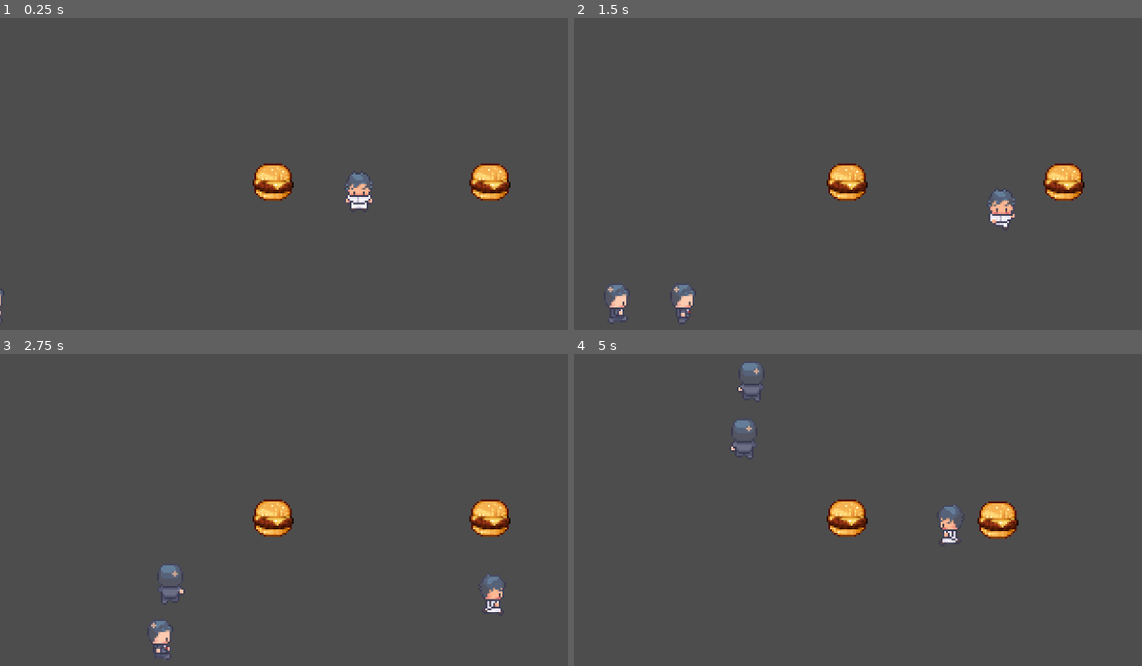
Above: before the commit, frames 1-4 (two rows, left to right).
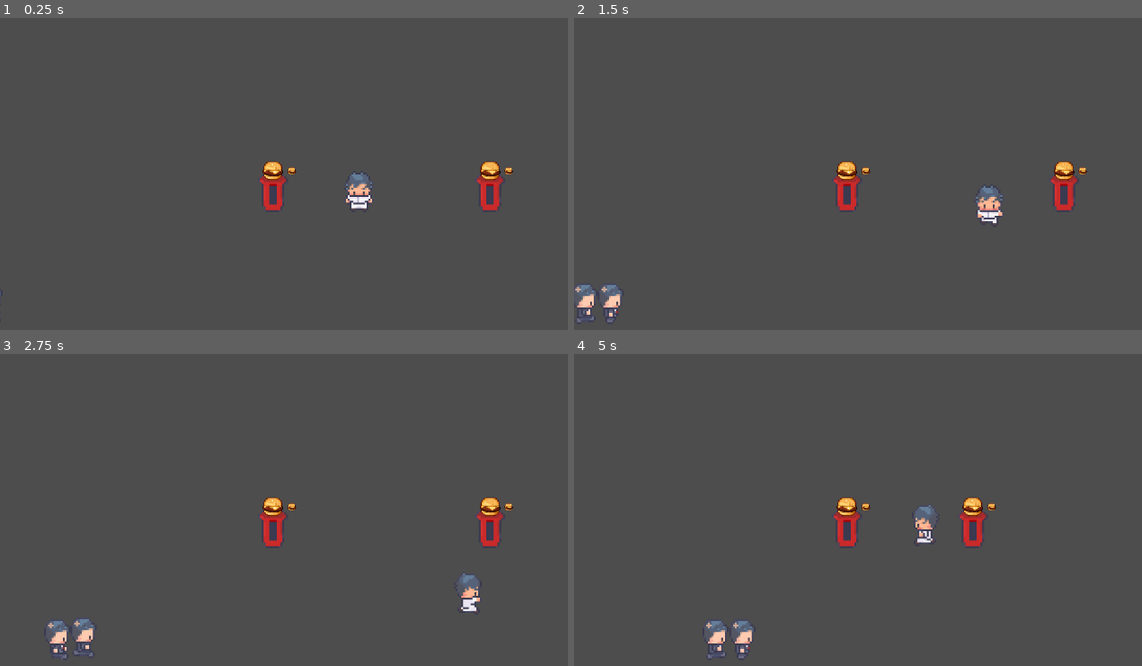
Above: after the commit, the same moments.

Repository: BPaycana/Tower-Defence-Project
Game: Godot game, scene res://scenes/game.tscn
Same seed, same stepped clock (60 frames per second), same inputs: the game is played once before the commit and once after it.
Inputs:
- Up to frame 1 (0.25 s): no input
- Up to frame 2 (1.5 s): hold D (right) 0.53-1.28 s; tap Space (pick_up) at 0.6, 1.35 s; hold S (down) from 1.28 s (still down)
- Up to frame 3 (2.75 s): release S (down) at 2.03 s; hold D (right) from 2.03 s (still down); tap Space (pick_up) at 2.1 s
- Up to frame 4 (5 s): release D (right) at 2.78 s; hold W (up) 2.78-3.53 s; tap Space (pick_up) at 2.85, 3.6, 4.35 s; hold A (left) from 3.53 s (still down)

The runs differ from the first frame. In frame 1, 1.6% of the frame differs, in the area x 0-91%, y 46-98%; in frame 2, 2.9%; in frame 3, 3.2%; in frame 4, 3.4%, in the area x 23-79%, y 2-98%.

Commit message:
Added tower sprites and basic functionality
+ Tower Sprites
+ Tower Fire

Diff:
--- a/lunch-time-rush/project.godot
+++ b/lunch-time-rush/project.godot
@@ -7,6 +7,10 @@
 ;   param=value ; assign values to parameters
 
 config_version=5
+
+[Lunch Time Rush]
+
+config/ninetailsrabbit.character_generator_importer_tool/update_notification_enabled=true
 
 [application]
 
@@ -27,6 +31,8 @@
 
 Player=""
 Towers=""
+Customer=""
+Food=""
 
 [input]
 
--- a/lunch-time-rush/scenes/entities/customer.tscn
+++ b/lunch-time-rush/scenes/entities/customer.tscn
@@ -1,7 +1,6 @@
-[gd_scene load_steps=42 format=3 uid="uid://cm3kemcvw5vxg"]
+[gd_scene load_steps=41 format=3 uid="uid://cm3kemcvw5vxg"]
 
 [ext_resource type="Script" path="res://scripts/customer.gd" id="1_th3ih"]
-[ext_resource type="Script" path="res://scripts/customer_skin.gd" id="2_h7311"]
 [ext_resource type="Texture2D" uid="uid://dicq6jaojo20r" path="res://assets/Modern tiles/Characters/Customer1.png" id="2_upxvr"]
 
 [sub_resource type="AtlasTexture" id="AtlasTexture_3feoh"]
@@ -303,17 +302,17 @@
 radius = 8.0
 height = 24.0
 
-[node name="Customer" type="PathFollow2D"]
+[node name="Customer" type="PathFollow2D" groups=["Customer"]]
 rotates = false
 script = ExtResource("1_th3ih")
+speed = 20
 
 [node name="Sprites" type="AnimatedSprite2D" parent="."]
 sprite_frames = SubResource("SpriteFrames_4xswj")
 animation = &"walk_right"
 frame_progress = 0.00599629
 
-[node name="CharacterBody2D" type="CharacterBody2D" parent="."]
-script = ExtResource("2_h7311")
+[node name="CharacterBody2D" type="CharacterBody2D" parent="." groups=["Customer"]]
 
 [node name="CollisionShape2D" type="CollisionShape2D" parent="CharacterBody2D"]
 position = Vector2(0, 5)
--- /dev/null
+++ b/lunch-time-rush/scenes/food.gd
@@ -0,0 +1,26 @@
+extends Area2D
+class_name Food
+
+var my_scene: PackedScene = load("res://scenes/food.tscn")
+
+@export var speed: float
+@export var range: float
+
+var travelledDistance = 0
+var food_damage: int
+
+func _physics_process(delta: float) -> void:
+	var direction = Vector2.RIGHT.rotated(rotation)
+	position += direction * speed * delta
+
+	travelledDistance += speed * delta
+	if travelledDistance > range:
+		queue_free()
+
+func _on_body_entered(body: Node2D) -> void:
+	if body.is_in_group("Customer"):
+		body.get_parent().on_hit(food_damage)
+		queue_free()
+
+func set_food(damage: int):
+	food_damage = damage
--- /dev/null
+++ b/lunch-time-rush/scenes/food.tscn
@@ -0,0 +1,22 @@
+[gd_scene load_steps=4 format=3 uid="uid://d2wxqh0bq3d4"]
+
+[ext_resource type="Texture2D" uid="uid://bgomwqdf3tpan" path="res://assets/Ghostpixxells PixelFood/15_burger.png" id="1_17yat"]
+[ext_resource type="Script" path="res://scenes/food.gd" id="1_qgr3f"]
+
+[sub_resource type="CircleShape2D" id="CircleShape2D_jg5c3"]
+
+[node name="Food" type="Area2D" groups=["Food"]]
+top_level = true
+script = ExtResource("1_qgr3f")
+speed = 1.0
+range = 100.0
+
+[node name="Sprite2D" type="Sprite2D" parent="."]
+scale = Vector2(0.2, 0.2)
+texture = ExtResource("1_17yat")
+
+[node name="CollisionShape2D" type="CollisionShape2D" parent="."]
+scale = Vector2(0.24, 0.24)
+shape = SubResource("CircleShape2D_jg5c3")
+
+[connection signal="body_entered" from="." to="." method="_on_body_entered"]
--- a/lunch-time-rush/scenes/game.tscn
+++ b/lunch-time-rush/scenes/game.tscn
@@ -11,6 +11,7 @@
 point_count = 8
 
 [node name="game" type="Node2D"]
+y_sort_enabled = true
 script = ExtResource("1_qe86l")
 
 [node name="Camera2D" type="Camera2D" parent="."]
--- a/lunch-time-rush/scenes/towers/burger_tower.tscn
+++ b/lunch-time-rush/scenes/towers/burger_tower.tscn
@@ -1,18 +1,54 @@
-[gd_scene load_steps=3 format=3 uid="uid://yshcy3l3rqo5"]
+[gd_scene load_steps=6 format=3 uid="uid://yshcy3l3rqo5"]
 
 [ext_resource type="Texture2D" uid="uid://bgomwqdf3tpan" path="res://assets/Ghostpixxells PixelFood/15_burger.png" id="1_kelt2"]
+[ext_resource type="Script" path="res://scripts/tower.gd" id="1_pepxi"]
+[ext_resource type="Texture2D" uid="uid://cnlm8olvtocia" path="res://assets/Towers/Tower.png" id="3_e7vip"]
 
-[sub_resource type="CircleShape2D" id="CircleShape2D_ni6w7"]
+[sub_resource type="CapsuleShape2D" id="CapsuleShape2D_1661t"]
+radius = 8.0
+height = 24.0
+
+[sub_resource type="CircleShape2D" id="CircleShape2D_xhvkj"]
+radius = 72.0
 
 [node name="BurgerTower" type="Area2D" groups=["Towers"]]
 y_sort_enabled = true
+script = ExtResource("1_pepxi")
 
-[node name="Sprite2D" type="Sprite2D" parent="."]
+[node name="Food" type="Sprite2D" parent="."]
+scale = Vector2(0.5, 0.5)
+texture = ExtResource("1_kelt2")
+offset = Vector2(0, -12)
+
+[node name="Tower" type="Sprite2D" parent="Food"]
+show_behind_parent = true
 y_sort_enabled = true
+position = Vector2(0, 10)
+scale = Vector2(2, 2)
+texture = ExtResource("3_e7vip")
+offset = Vector2(0, -5)
+
+[node name="CollisionShape2D" type="CollisionShape2D" parent="."]
+position = Vector2(0, 3)
+shape = SubResource("CapsuleShape2D_1661t")
+
+[node name="Range" type="Area2D" parent="."]
+y_sort_enabled = true
+position = Vector2(1, 0)
+
+[node name="CollisionShape2D" type="CollisionShape2D" parent="Range"]
+position = Vector2(0, -6)
+shape = SubResource("CircleShape2D_xhvkj")
+
+[node name="Pivot" type="Node2D" parent="."]
+position = Vector2(0, -6)
+
+[node name="Marker2D" type="Marker2D" parent="Pivot"]
+position = Vector2(10, 0)
+
+[node name="Sprite2D" type="Sprite2D" parent="Pivot/Marker2D"]
+scale = Vector2(0.2, 0.2)
 texture = ExtResource("1_kelt2")
 
-[node name="CollisionShape2D" type="CollisionShape2D" parent="."]
-shape = SubResource("CircleShape2D_ni6w7")
-
-[node name="TowerRange" type="Area2D" parent="."]
-y_sort_enabled = true
+[connection signal="body_entered" from="Range" to="." method="_on_range_body_entered"]
+[connection signal="body_exited" from="Range" to="." method="_on_range_body_exited"]
--- a/lunch-time-rush/scripts/customer.gd
+++ b/lunch-time-rush/scripts/customer.gd
@@ -2,11 +2,11 @@
 
 @onready var sprites: AnimatedSprite2D = $Sprites
 
-var speed = 50
+@export var speed = 50
+@export var hp = 3
 
 func _physics_process(delta: float) -> void:
 	move(delta)
-
 
 # Animation
 	var old_pos = position
@@ -25,3 +25,12 @@
 
 func move(delta):
 	set_progress(get_progress() + speed * delta)
+
+func on_hit(damage):
+	hp -= damage
+	print_debug(hp)
+	if hp <= 0:
+		destroy()
+
+func destroy():
+	queue_free()
--- a/lunch-time-rush/scripts/player.gd
+++ b/lunch-time-rush/scripts/player.gd
@@ -16,20 +16,26 @@
 
 #	Pick up tower
 	if  !pick_up && pick_up_range.has_overlapping_areas() && tower != null && Input.is_action_just_pressed("pick_up"):
-
-		tower.call_deferred("reparent", self.pick_up_point)
-		tower.position = pick_up_point.global_position
-
-		await get_tree().create_timer(0.1).timeout
-		pick_up = true
+		_pick_up(tower)
 
 #	Drop down tower
 	if pick_up && Input.is_action_just_pressed("pick_up"):
-		tower.call_deferred("reparent", self.get_parent())
+		_put_down(tower)
 
-		await get_tree().create_timer(0.1).timeout
-		pick_up = false
+func _pick_up(tower):
 
+	tower.call_deferred("reparent", self.pick_up_point)
+	tower.position = pick_up_point.global_position
+
+	await get_tree().create_timer(0.1).timeout
+	pick_up = true
+
+func _put_down(tower):
+
+	tower.call_deferred("reparent", self.get_parent())
+
+	await get_tree().create_timer(0.1).timeout
+	pick_up = false
 
 
 func _on_pick_up_range_area_entered(area: Area2D) -> void:
--- a/lunch-time-rush/scripts/player_states/player_pick_up.gd
+++ b/lunch-time-rush/scripts/player_states/player_pick_up.gd
@@ -7,8 +7,8 @@
 var player: Player
 var direction : Vector2
 
-var pick_up_left = Vector2(-6, 1)
-var pick_up_right = Vector2(6, 1)
+var pick_up_left = Vector2(-6, 0)
+var pick_up_right = Vector2(6, 0)
 var pick_up_up = Vector2(0, 0)
 var pick_up_down = Vector2(0, 1)
 
--- a/lunch-time-rush/scripts/tower.gd
+++ b/lunch-time-rush/scripts/tower.gd
@@ -1,21 +1,48 @@
-extends CharacterBody2D
+extends Area2D
 
-#var player = CharacterBody2D
-#var picked_up = false
-#
-#@onready var tower_pick_up_range: Area2D = $TowerPickUpRange
-#
-#func _ready() -> void:
-	#player = get_tree().get_first_node_in_group("Player")
-	#
-#func _physics_process(delta: float) -> void:
-	#if picked_up == true:
-		#set_collision_layer_value(2, 0)
-		#self.position = player.get_node("PickUpPoint").global_position
-#
-#func _input(event: InputEvent) -> void:
-	#if Input.is_action_just_pressed("pick_up"):
-		#var bodies = tower_pick_up_range.get_overlapping_bodies()
-		#for body in bodies:
-			#if body.name == "Player":
-				#picked_up = true
+@onready var pivot: Node2D = $Pivot
+var enemy_array = []
+var enemy
+var ready_to_fire = true
+var damage = 1
+
+func _physics_process(delta: float) -> void:
+	if enemy_array.size() != 0:
+		select_enemy()
+		turn()
+		if ready_to_fire:
+			fire()
+	else:
+		enemy = null
+
+func turn():
+	pivot.look_at(enemy.position)
+
+func select_enemy():
+	var enemy_progress_array = []
+	for i in enemy_array:
+		enemy_progress_array.append(i.progress)
+	var max_offset = enemy_progress_array.max()
+	var enemy_index = enemy_progress_array.find(max_offset)
+	enemy = enemy_array[enemy_index]
+
+func fire():
+	ready_to_fire = false
+	const food = preload("res://scenes/food.tscn")
+	var new_food = food.instantiate()
+	new_food.set_food(damage)
+	new_food.global_position = pivot.get_child(0).global_position
+	new_food.global_rotation = pivot.get_child(0).global_rotation
+	add_child(new_food)
+
+	await get_tree().create_timer(2).timeout
+	ready_to_fire = true
+
+func _on_range_body_entered(body: Node2D) -> void:
+	if body.is_in_group("Customer"):
+		enemy_array.append(body.get_parent())
+		print(enemy_array)
+
+func _on_range_body_exited(body: Node2D) -> void:
+	if body.is_in_group("Customer"):
+		enemy_array.erase(body.get_parent())
Binary file added: lunch-time-rush/assets/Towers/BlueTower.png
Not shown, added: lunch-time-rush/assets/Towers/BlueTower.png.import
Binary file added: lunch-time-rush/assets/Towers/BurgerTower.png
Not shown, added: lunch-time-rush/assets/Towers/BurgerTower.png.import
Binary file added: lunch-time-rush/assets/Towers/FriesTower.png
Not shown, added: lunch-time-rush/assets/Towers/FriesTower.png.import
Binary file added: lunch-time-rush/assets/Towers/SodaTower.png
Not shown, added: lunch-time-rush/assets/Towers/SodaTower.png.import
Binary file added: lunch-time-rush/assets/Towers/Tower.png
Not shown, added: lunch-time-rush/assets/Towers/Tower.png.import
Binary file added: lunch-time-rush/assets/Towers/YellowTower.png
Not shown, added: lunch-time-rush/assets/Towers/YellowTower.png.import
